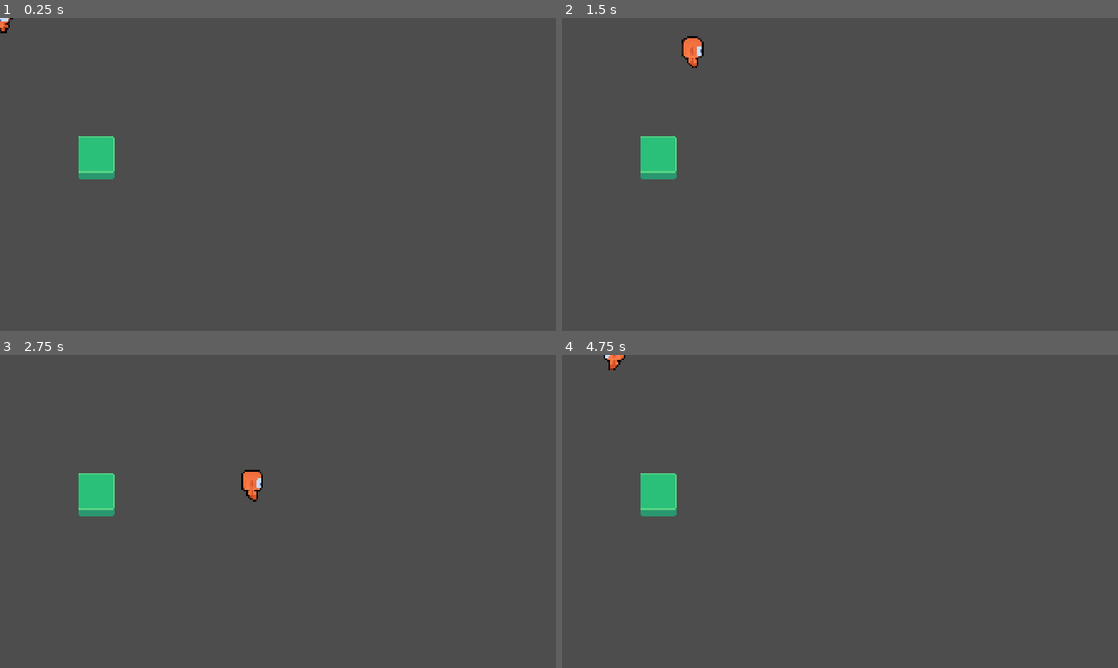
Above: before the commit, frames 1-4 (two rows, left to right).
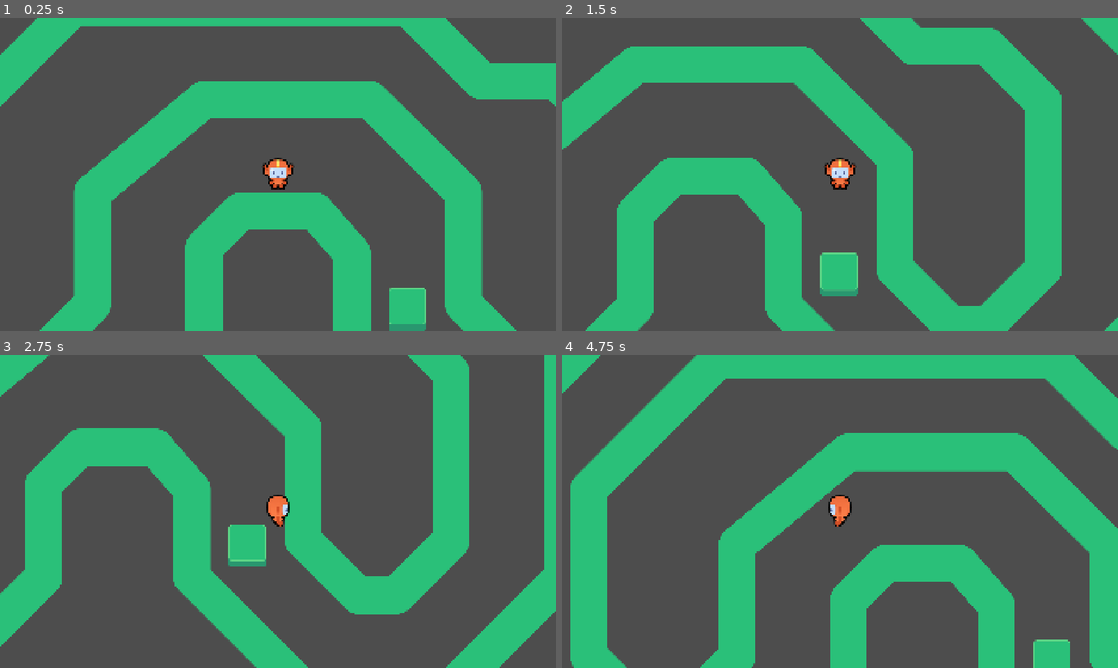
Above: after the commit, the same moments.

Repository: notfroogs/M9-Top-Down-Movement
Game: Godot game, scene res://lessons/game.tscn
Same seed, same stepped clock (60 frames per second), same inputs: the game is played once before the commit and once after it. The project has no main scene, so this scene is started directly.
Inputs (mouse positions are in pixels of both pictures, inside the frame that each line leads up to):
- Up to frame 1 (0.25 s): no input
- Up to frame 2 (1.5 s): tap Enter at 0.5 s; move the mouse to (962, 158) at 0.52 s; hold Right (move_right) 0.53-1.28 s; tap Z at 0.6, 1.35 s; click (962, 158) at 0.67 s; tap Space at 0.77 s; move the mouse to (728, 190) at 1.27 s; hold Down (move_down) from 1.28 s (still down)
- Up to frame 3 (2.75 s): tap Space at 1.52 s; move the mouse to (333, 442) at 2.02 s; release Down (move_down) at 2.03 s; hold Right (move_right) from 2.03 s (still down); tap Z at 2.1 s
- Up to frame 4 (4.75 s): move the mouse to (812, 574) at 2.77 s; release Right (move_right) at 2.78 s; hold Up (move_up) 2.78-3.53 s; tap Z at 2.85, 3.6, 4.35 s; click (812, 574) at 2.92 s; tap Space at 3.02, 3.77, 4.52 s; move the mouse to (1006, 558) at 3.52 s; hold Left (move_left) from 3.53 s (still down); move the mouse to (673, 464) at 4.27 s

The runs differ from the first frame. In frame 1, 32% of the frame differs, in the area x 0-100%, y 0-100%; in frame 2, 34%; in frame 3, 32%; in frame 4, 37%.

Commit message:
L4 complete

Diff:
--- a/M09.top_down_movement_workbook/character_body_2d.gd
+++ b/M09.top_down_movement_workbook/character_body_2d.gd
@@ -19,8 +19,12 @@
 	move_and_slide()
 	var direction_discrete := direction.sign()
 	match direction_discrete:
-		Vector2.RIGHT, Vector2.RIGHT:
+		Vector2.RIGHT, Vector2.LEFT:
 			_skin.texture = RUNNER_RIGHT
+		Vector2.UP:
+			_skin.texture = RUNNER_UP
+		Vector2.DOWN:
+			_skin.texture = RUNNER_DOWN
 		UP_RIGHT,UP_LEFT:
 			_skin.texture = RUNNER_RIGHT
 		DOWN_RIGHT,DOWN_LEFT:
--- /dev/null
+++ b/M09.top_down_movement_workbook/lessons/circut.tscn
@@ -0,0 +1,17 @@
+[gd_scene load_steps=2 format=3 uid="uid://jkbkug37g4vw"]
+
+[ext_resource type="Texture2D" uid="uid://cyi426tkmrmjy" path="res://assets/circuit_obstacle.png" id="1_uv1eh"]
+
+[node name="Circut" type="StaticBody2D"]
+
+[node name="Sprite2D" type="Sprite2D" parent="."]
+texture = ExtResource("1_uv1eh")
+
+[node name="CollisionPolygon2D" type="CollisionPolygon2D" parent="."]
+polygon = PackedVector2Array(576, 416, 576, 32, 288, -256, -224, -256, -576, 32, -576, 416, -800, 640, -992, 640, -1216, 416, -1216, -224, -736, -704, 480, -704, 736, -448, 992, -448, 1216, -224, 1216, 416, 992, 640, 800, 640)
+
+[node name="CollisionPolygon2D2" type="CollisionPolygon2D" parent="."]
+polygon = PackedVector2Array(-160, 0, 160, 0, 320, 192, 320, 480, 736, 896, 1056, 896, 1472, 480, 1472, -288, 1056, -704, 800, -704, 544, -960, 0, -960, 0, -1280, 1792, -1280, 1920, -1280, 1920, 1056, 0, 1088)
+
+[node name="CollisionPolygon2D3" type="CollisionPolygon2D" parent="."]
+polygon = PackedVector2Array(-160, 0, -320, 160, -320, 480, -736, 896, -1056, 896, -1472, 480, -1472, -288, -800, -960, 0, -960, 0, -1280, -1792, -1280, -1792, 1024, 0, 1024)
--- a/M09.top_down_movement_workbook/lessons/game.tscn
+++ b/M09.top_down_movement_workbook/lessons/game.tscn
@@ -1,11 +1,31 @@
-[gd_scene load_steps=3 format=3 uid="uid://c62bk8cggi6yq"]
+[gd_scene load_steps=5 format=3 uid="uid://c62bk8cggi6yq"]
 
+[ext_resource type="Texture2D" uid="uid://cyi426tkmrmjy" path="res://assets/circuit_obstacle.png" id="1_mhfxf"]
 [ext_resource type="PackedScene" uid="uid://btmrp4i4i0whr" path="res://lessons/runner.tscn" id="1_yasw7"]
 [ext_resource type="PackedScene" uid="uid://l5vkm11cgaib" path="res://lessons/simple_obstacle.tscn" id="2_4o7yg"]
+[ext_resource type="PackedScene" uid="uid://jkbkug37g4vw" path="res://lessons/circut.tscn" id="4_d0cqr"]
 
 [node name="Game" type="Node2D"]
+y_sort_enabled = true
+
+[node name="Circut BG" type="Sprite2D" parent="."]
+z_index = -1
+y_sort_enabled = true
+texture = ExtResource("1_mhfxf")
+metadata/_edit_lock_ = true
 
 [node name="Runner" parent="." instance=ExtResource("1_yasw7")]
 
+[node name="Camera2D" type="Camera2D" parent="Runner"]
+
 [node name="simple obstacle" parent="." instance=ExtResource("2_4o7yg")]
-position = Vector2(332, 481)
+position = Vector2(447, 329)
+
+[node name="simple obstacle2" parent="." instance=ExtResource("2_4o7yg")]
+position = Vector2(-983, 698)
+
+[node name="simple obstacle3" parent="." instance=ExtResource("2_4o7yg")]
+position = Vector2(-690, -890)
+
+[node name="Circut" parent="." instance=ExtResource("4_d0cqr")]
+metadata/_edit_lock_ = true
--- a/M09.top_down_movement_workbook/lessons/simple_obstacle.tscn
+++ b/M09.top_down_movement_workbook/lessons/simple_obstacle.tscn
@@ -6,11 +6,13 @@
 size = Vector2(128, 111)
 
 [node name="simple obstacle" type="StaticBody2D"]
+position = Vector2(0, 74)
 
 [node name="Sprite2D" type="Sprite2D" parent="."]
+position = Vector2(0, 74)
 texture = ExtResource("1_uln8b")
 
 [node name="CollisionShape2D" type="CollisionShape2D" parent="."]
-position = Vector2(0, -5.5)
+position = Vector2(0, 74)
 shape = SubResource("RectangleShape2D_xp5q6")
-debug_color = Color(0.9824814, 0, 0.3660021, 0.41960785)
+debug_color = Color(0.982481, 0, 0.366002, 0.419608)
--- a/M09.top_down_movement_workbook/project.godot
+++ b/M09.top_down_movement_workbook/project.godot
@@ -11,7 +11,7 @@
 [application]
 
 config/name="M09. Top Down Movement (Workbook)"
-config/features=PackedStringArray("4.5")
+config/features=PackedStringArray("4.3")
 run/max_fps=60
 config/icon="res://icon_top_down_movement.png"
 
Not shown: 1 places in M09.top_down_movement_workbook/lessons/runner.tscn that only renumber resources
